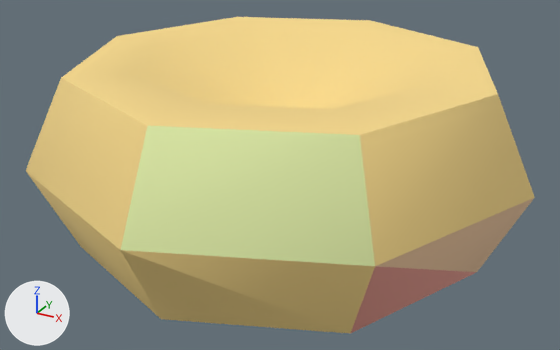
The glTF model example_game/world/props/coin.prop/model.glb as it was, and as the next commit left it.
Camera for both pictures: a 50 mm camera at (0.177, -0.325, 0.169) aimed at (0.001, -0.006, 0.01). The lights are fixed; the arrows at lower left show +X, +Y and +Z. The first picture is the older version. Vertices at exactly the same position are counted once.

The older version as bpy lines, for what is in view:
```python
me_model = bpy.data.meshes.new('model')
me_model.from_pydata(...)  # 42 vertices, 80 faces; spans x -0.126..0.126, y -0.126..0.126, z -0.02..0.068
me_model.materials.append(mat_style)
ob_model = bpy.data.objects.new('model', me_model)
ob_model.location = (0.0, 0.0, 0.0)
```
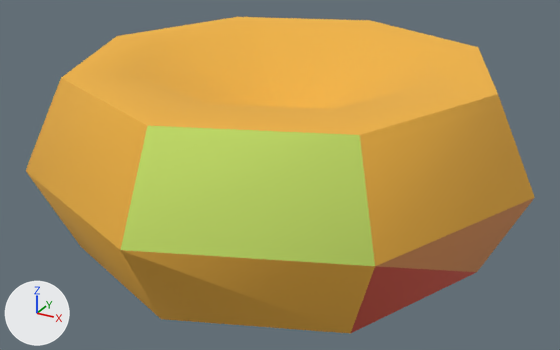
Changed parts and their boxes [x1, y1, x2, y2] in the pictures (560 x 350 px):
part 1 of me_model, recoloured (yellow to orange): [26, 17, 535, 333] in both
part 2 of me_model, recoloured: [121, 126, 534, 333] in both

Edits to the bpy script that builds the scene:
```text
Change me_model:
    where me_model.from_pydata(...)  # 42 vertices, 80 faces; spans x -0.126..0.126, y -0.126..0.126, z -0.02..0.068
    used by ob_model
    me_model part 1: 54 faces centred in x -0.102..0.106, y -0.106..0.102, z -0.02..0.068 are repainted in the vertex colours; the middle colour goes from yellow #f9db8d to orange #f2b545
    me_model part 2: 26 faces centred in x -0.107..0.107, y -0.102..0.107, z -0.02..0.053 are repainted in the vertex colours; the middle colour goes from beige #edc7a0 to orange #d9915a
```
